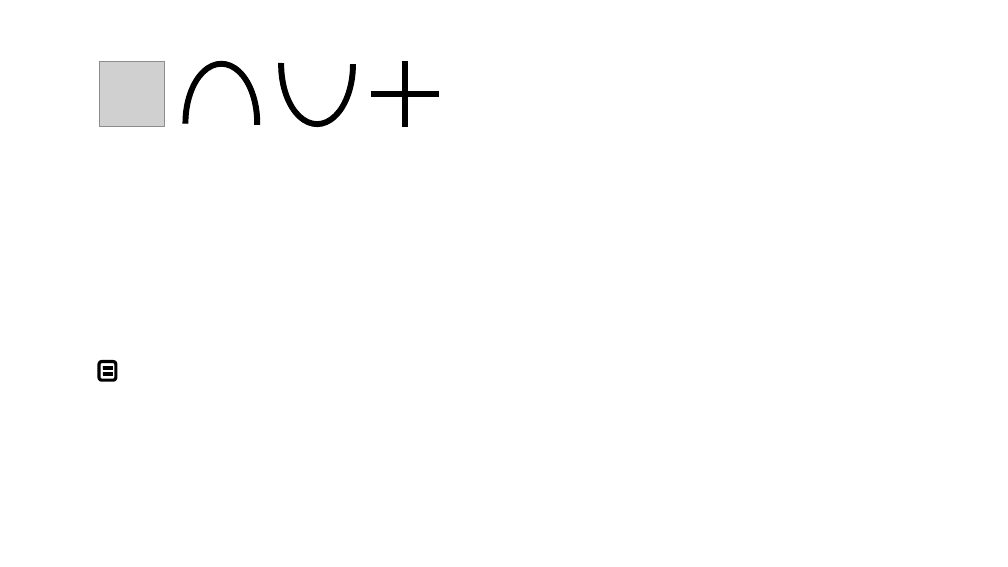
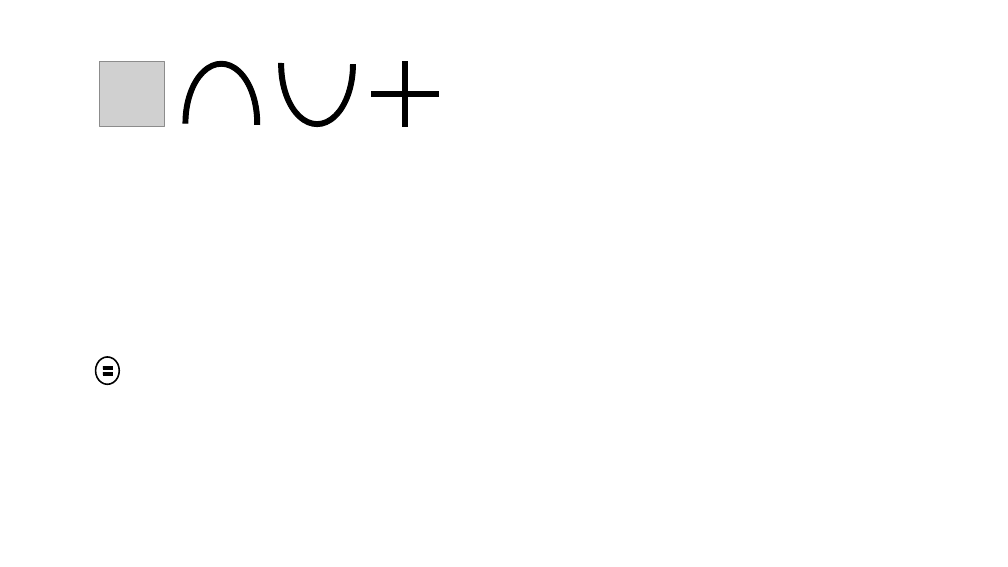
Before and after one commit to Tero-Labs/Embodied_Graph_Analytics, a slide deck: slide 1 of Embodied-Graphs-2D/Assets/Sprites/sprites.pptx. Drawn at 1008x567 pixels with LibreOffice and Linux fonts; fonts in the diff are those of the drawing; grey boxes stand for pictures. Boxes give left, top, right and bottom in pixels: in the first picture for what was removed or moved away, otherwise in the second. Text is boxed around its words. In the diff, an @@ line names an element or a change of style, - is before the commit and + after.

```diff
--- a/Embodied-Graphs-2D/Assets/Sprites/sprites.pptx
+++ b/Embodied-Graphs-2D/Assets/Sprites/sprites.pptx
@@ ellipse added at [95, 357, 119, 384], fill #FFFFFF, outline #000000 1.5 pt @@
@@ rounded rectangle removed at [99, 361, 116, 380] @@
```
Also in this commit, not shown: 8 other files.
